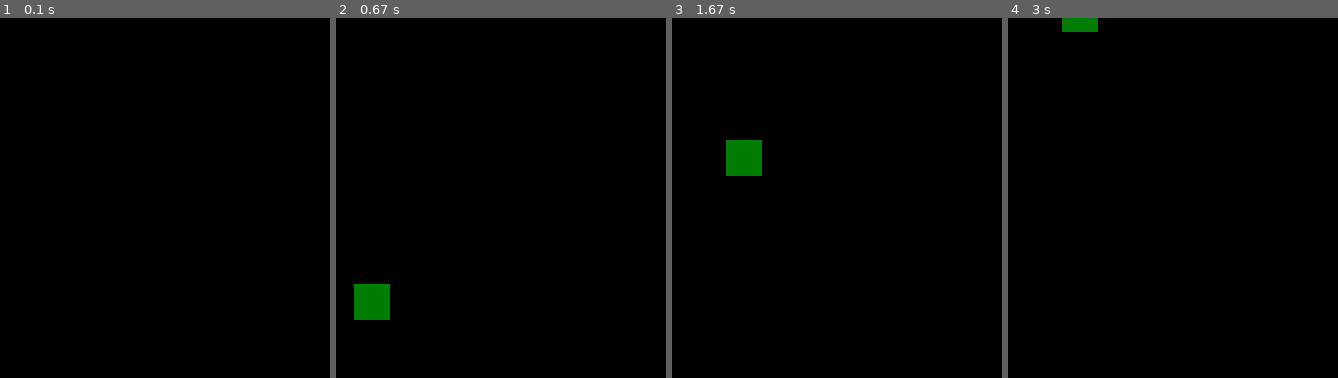
Above: before the commit, frames 1-4 (left to right).
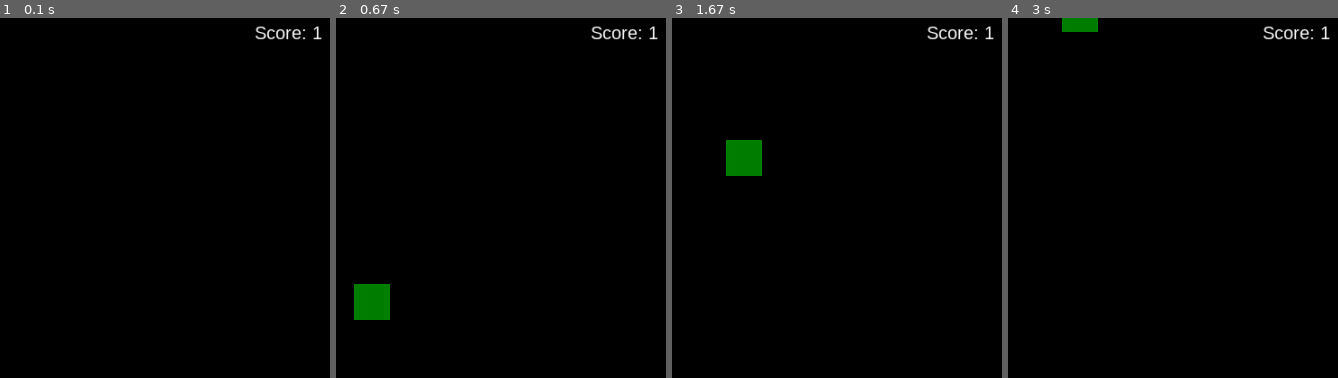
Above: after the commit, the same moments.

Repository: azor40k/pygame-snake
Game: pygame game, started from app.py
Same seed, same stepped clock (60 frames per second), same inputs: the game is played once before the commit and once after it.
Inputs:
- Up to frame 1 (0.1 s): no input
- Up to frame 2 (0.67 s): hold Right from 0.33 s (still down)
- Up to frame 3 (1.67 s): release Right at 0.8 s; hold Up 0.83-1.27 s; tap Z at 0.9, 1.37 s; hold Right from 1.3 s (still down)
- Up to frame 4 (3 s): release Right at 1.8 s; hold Down 2.4-2.95 s; tap Z at 2.47 s; hold Left from 2.98 s (still down)
The pictures show only the part of the screen within x 9-59%, y 3-53%; the shares and areas given below are measured in that part.

The runs differ from the first frame. In frame 1, 0.3% of the frame differs, in the area x 77-98%, y 2-7%; in frame 2, 0.3%; in frame 3, 0.3%; in frame 4, 0.3%.

Commit message:
add score

Diff:
--- a/app.py
+++ b/app.py
@@ -28,9 +28,17 @@
             return True
         return False
 
+    def display_score(self):
+        font = pygame.font.SysFont('arial', 20)
+        message = font.render(f"Score: {self.snake.length}", True, colors.WHITE)
+        text_position = message.get_rect(center=(settings.SCREEN_WIDTH/2, settings.SCREEN_HEIGHT*.05))
+        self.screen.blit(message, text_position)
+        pygame.display.flip()
+
     def game_play(self):
         self.snake.move()
         self.food.display()
+        self.display_score()
         pygame.display.flip()
 
         # eat food
--- /dev/null
+++ b/config/tools.py
@@ -0,0 +1,9 @@
+import pygame
+
+class Tools:
+    def display_text(self, text_size, text_message, text_color, text_x, text_y):
+        font = pygame.font.SysFont('arial', 20)
+        message = font.render(f"Score: {self.snake.length-1}", True, colors.WHITE)
+        text_position = message.get_rect(center=(settings.SCREEN_WIDTH/2, settings.SCREEN_HEIGHT*.05))
+        self.screen.blit(message, text_position)
+        pygame.display.flip()
--- a/models/snake.py
+++ b/models/snake.py
@@ -47,5 +47,5 @@
         self.x.append(-1)
         self.y.append(-1)
 
-        if self.length % 3 == 0:
+        if self.length % 2 == 0:
             self.speed *= .8
